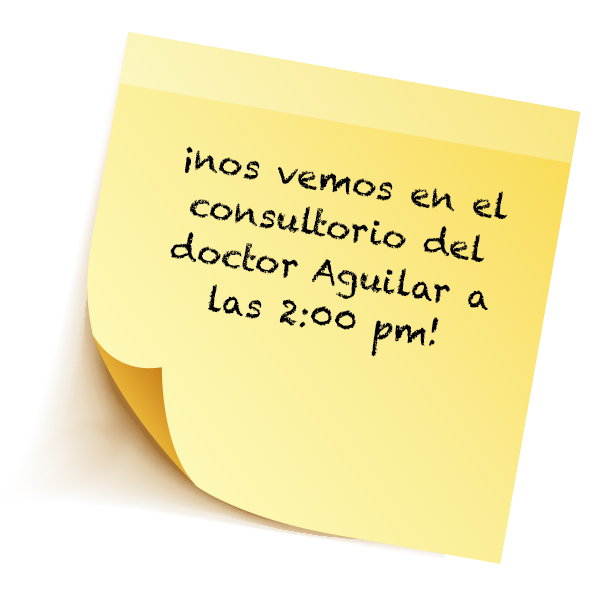
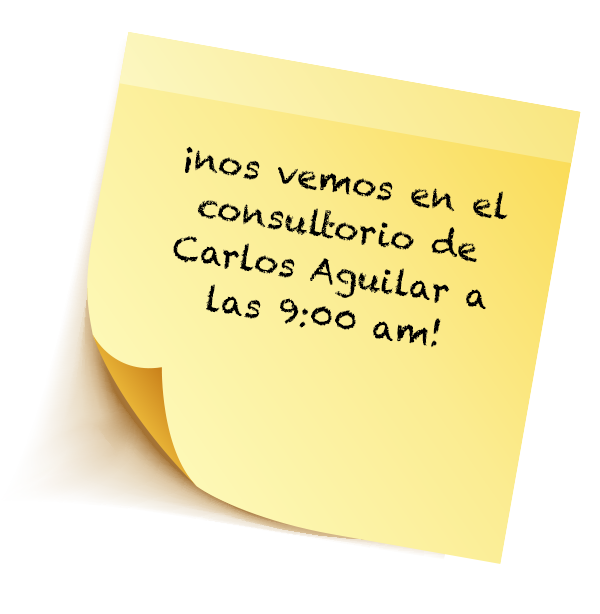
Comparing the layer stacks of the two 600x614 images. Changes:
renamed "¡nos vemos en el consultorio del doctor Aguilar a las 2:00 pm!" to "¡nos vemos en el consultorio de Carlos Aguilar a las 9:00 am!", painted on it over [170, 199, 488, 357]
